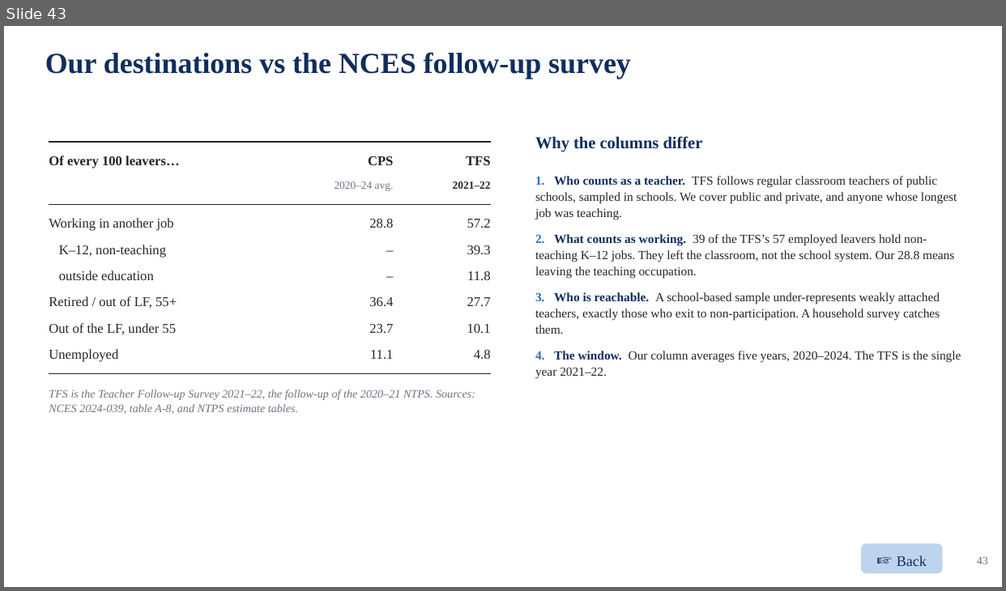
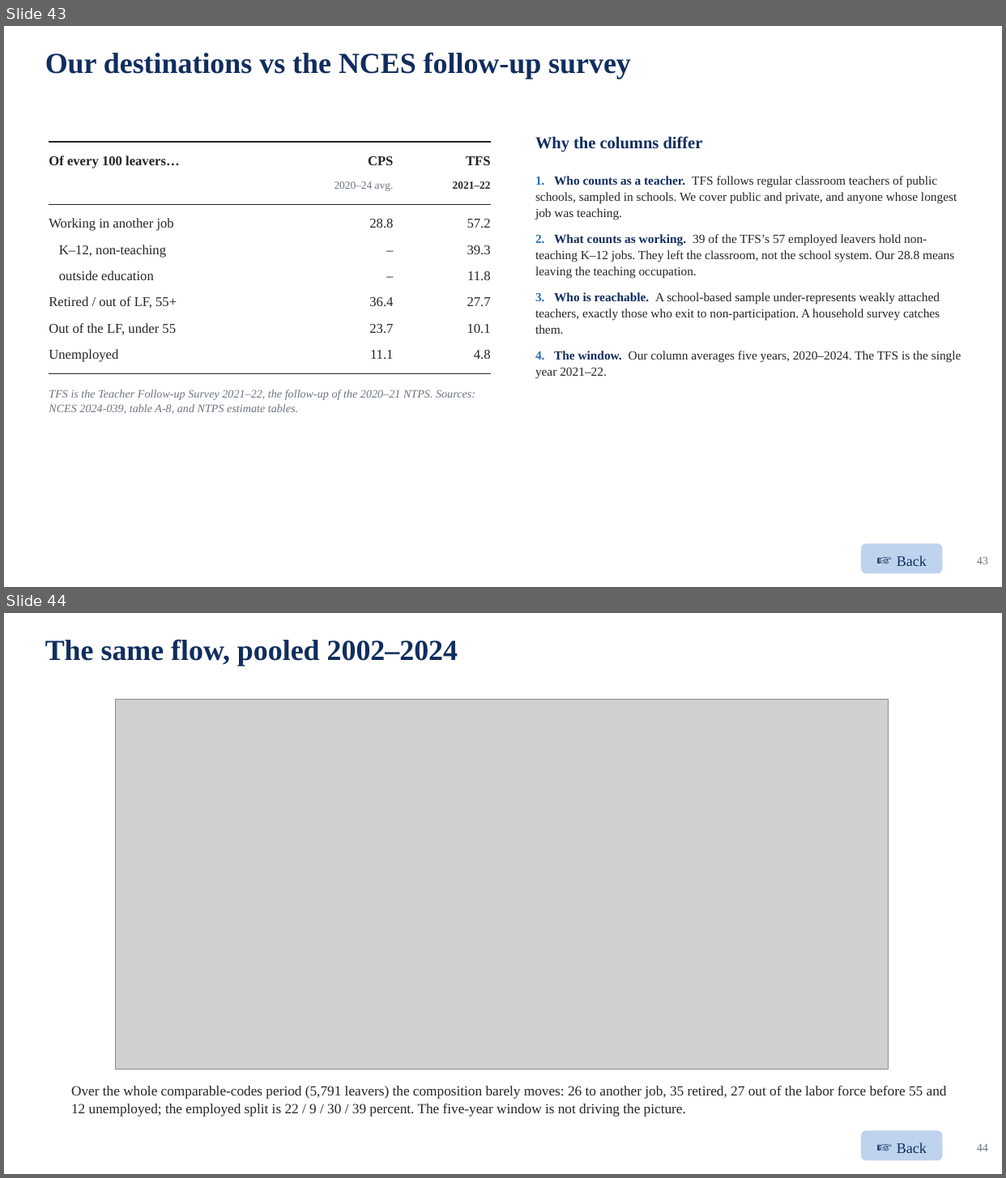
Before and after one commit to jedr1-ship-it/Alternative-Pathways----Quant, a slide deck: report/data_cluster/Proyect_US_cluster.pptx. Shown one above the other, each under a label of ours: slide 43 before the commit, slides 43 and 44 after it. The pictures are 1006x591 and 1006x1178 pixels, drawn with LibreOffice and Linux fonts; fonts in the diff are those of the drawing; grey boxes stand for pictures. Boxes give left, top, right and bottom in pixels: in the first picture for what was removed or moved away, otherwise in the second. Text is boxed around its words. In the diff, an @@ line names an element or a change of style, - is before the commit and + after.

```diff
--- a/report/data_cluster/Proyect_US_cluster.pptx
+++ b/report/data_cluster/Proyect_US_cluster.pptx
@@ slide 44 added at [4,613,1002,1174], background #FFFFFF @@
@@ text added at [45,639,458,666], 28 pt, text #102D5E, bold @@
+The same flow, pooled 2002–2024
@@ picture added at [115,699,889,1070] @@
@@ text added at [71,1086,947,1117], 13.5 pt, text #212529 @@
+Over the whole comparable-codes period (5,791 leavers) the composition barely moves: 26 to another job, 35 retired, 27 out of the labor force before 55 and 12 unemployed; the employed split is 22 / 9 / 30 / 39 percent. The five-year window is not driving the picture.
@@ rounded rectangle added at [861,1131,943,1161], fill #BED3EE, 14 pt, text #102D5E @@
+☞ Back
@@ text added at [977,1144,988,1152], 11 pt, text #6B7480 @@
+44
```
Also in this commit, not shown: 8 slides changed, 8 other files.
